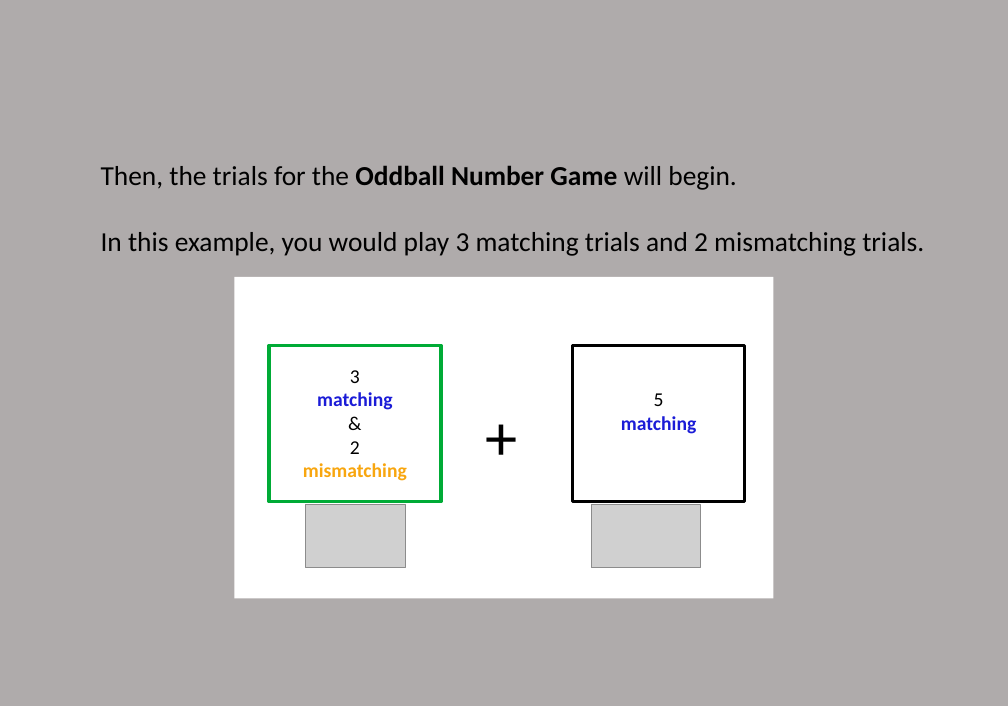
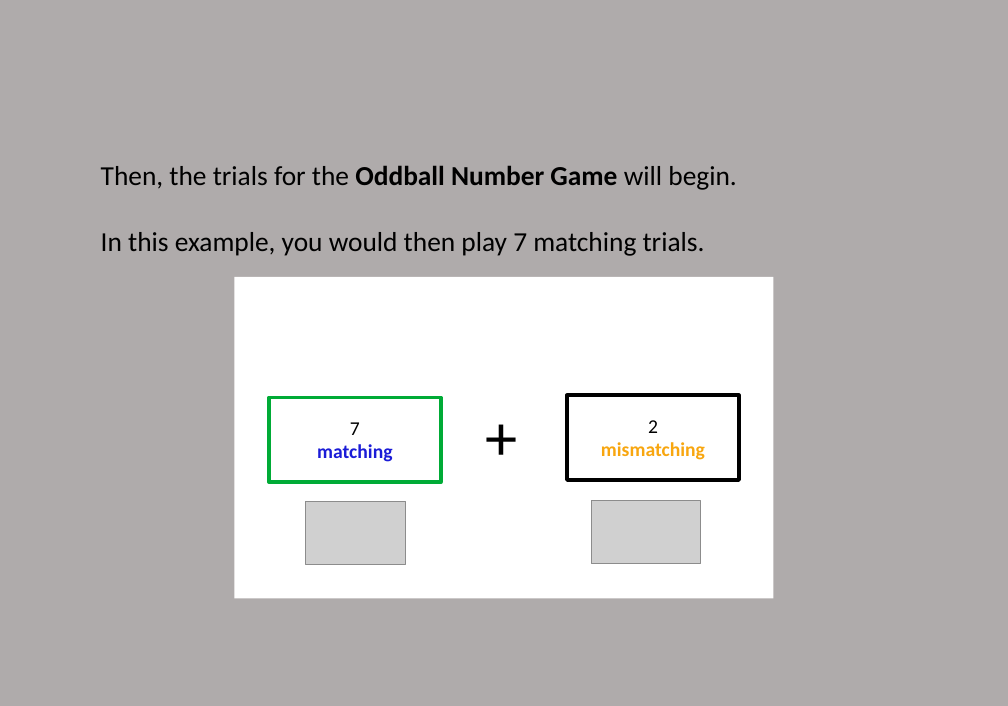
Before and after one commit to lizzytong2589/MSIT-demand-selection, a slide deck: slide 5 of nivturk-prolific/app/static/Instructions/instructions_DST/instructions_DST.pptx (slide 6 before the commit). Drawn at 1008x706 pixels with LibreOffice and Linux fonts; fonts in the diff are those of the drawing; grey boxes stand for pictures. Boxes give left, top, right and bottom in pixels: in the first picture for what was removed or moved away, otherwise in the second. Text is boxed around its words. In the diff, an @@ line names an element or a change of style, - is before the commit and + after.

```diff
--- a/nivturk-prolific/app/static/Instructions/instructions_DST/instructions_DST.pptx
+++ b/nivturk-prolific/app/static/Instructions/instructions_DST/instructions_DST.pptx
@@ text at <box>101,232,705,256</box>: text changed @@
-In this example, you would play 3 matching trials and 2 mismatching trials.
+In this example, you would then play 7 matching trials.
@@ rectangle "7": place and size @@
-rectangle "7" at <box>269,345,442,501</box>
+rectangle "7" at <box>269,397,442,482</box>
@@ rectangle "2": place and size @@
-rectangle "2" at <box>573,345,745,501</box>
+rectangle "2" at <box>568,395,740,480</box>
@@ text in rectangle at <box>303,441,407,481</box>: paragraphs removed @@
-&
-2
-mismatching
@@ text in rectangle at <box>350,422,360,435</box>: text changed @@
-3
+7
@@ text in rectangle at <box>601,420,705,460</box>: text changed; text colour #1B1CD7 to #F8A60F @@
-5
-matching
+2
+mismatching
```
Also in this commit, not shown: 5 other slides changed, 2 slides added, 1 slide removed, 14 other files.
